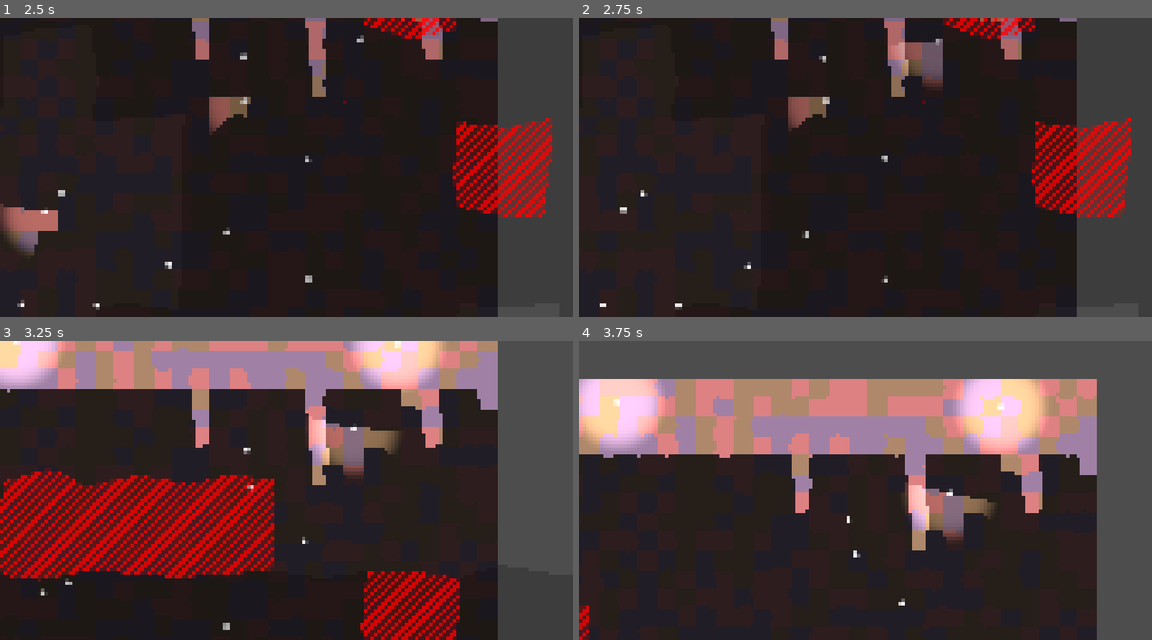
Above: before the commit, frames 1-4 (two rows, left to right).
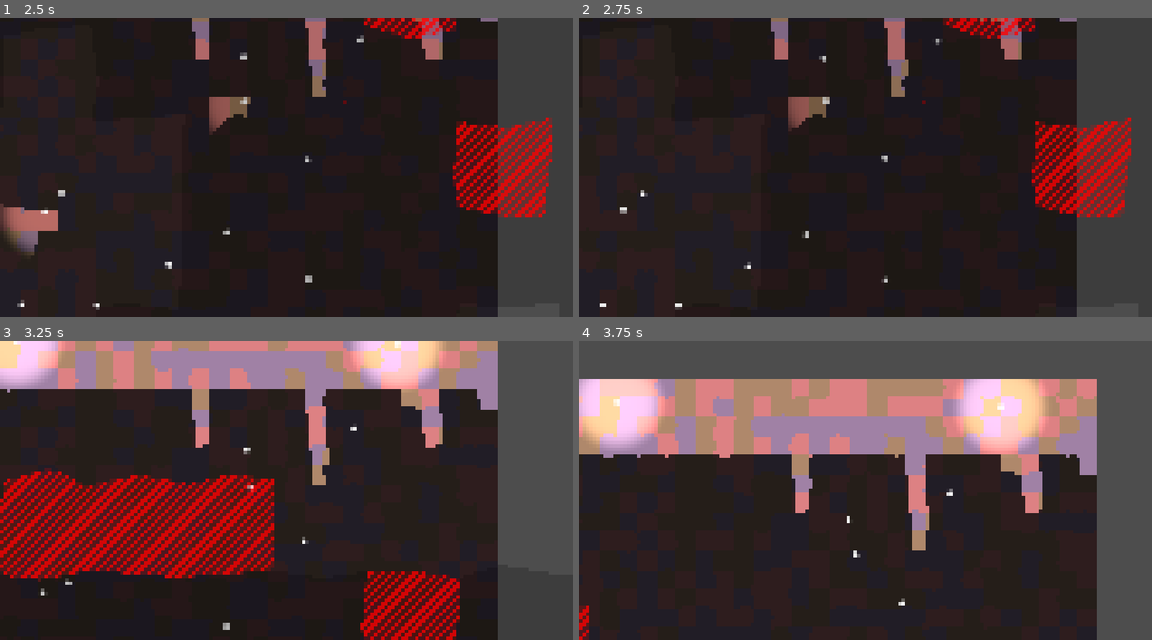
Above: after the commit, the same moments.

Repository: vincent-woelfer/dwarfs-diamonds
Game: Godot game, scene res://scenes/root.tscn
Same seed, same stepped clock (60 frames per second), same inputs: the game is played once before the commit and once after it.
Inputs (mouse positions are in pixels of both pictures, inside the frame that each line leads up to):
- Up to frame 1 (2.5 s): move the mouse to (412, 152) at 0.52 s; hold Right (ui_right) 0.53-1.28 s; hold Right mouse button (mouse_right, bound only before the comm… 0.53-1.28 s; click (412, 152) at 0.67 s; move the mouse to (171, 182) at 1.27 s; hold Down (ui_down) 1.28-2.03 s; tap S (cam_move_down) at 1.35 s; click (171, 182) at 1.42 s; right-click (171, 182) at 1.55 s; move the mouse to (343, 101) at 2.02 s; hold Right (ui_right) from 2.03 s (still down); hold A (cam_move_left) from 2.03 s (still down); click (343, 101) at 2.17 s; right-click (343, 101) at 2.3 s
- Up to frame 2 (2.75 s): keep holding Right (ui_right); keep holding A (cam_move_left)
- Up to frame 3 (3.25 s): move the mouse to (257, 550) at 2.77 s; release Right (ui_right) at 2.78 s; release A (cam_move_left) at 2.78 s; hold Up (ui_up) from 2.78 s (still down); tap D (cam_move_right) at 2.85 s; click (257, 550) at 2.92 s; right-click (257, 550) at 3.05 s
- Up to frame 4 (3.75 s): move the mouse to (1037, 535) at 3.52 s; release Up (ui_up) at 3.53 s; hold Left (ui_left) from 3.53 s (still down); hold W (cam_move_up) from 3.53 s (still down); click (1037, 535) at 3.67 s

Frame 1 is identical in both runs. In frame 2, 1.0% of the frame differs, in the area x 54-64%, y 6-24%; in frame 3, 1.7%, in the area x 53-70%, y 25-45%; in frame 4, 1.6%.

Commit message:
add building

Diff:
--- a/project.godot
+++ b/project.godot
@@ -85,9 +85,14 @@
 "events": [Object(InputEventMouseButton,"resource_local_to_scene":false,"resource_name":"","device":-1,"window_id":0,"a …(258 unchanged characters)…
 ]
 }
-mouse_right={
+mouse_right_mine={
 "deadzone": 0.2,
 "events": [Object(InputEventMouseButton,"resource_local_to_scene":false,"resource_name":"","device":-1,"window_id":0,"a …(258 unchanged characters)…
+]
+}
+mouse_right_build={
+"deadzone": 0.2,
+"events": [Object(InputEventMouseButton,"resource_local_to_scene":false,"resource_name":"","device":-1,"window_id":0,"alt_pressed":false,"shift_pressed":false,"ctrl_pressed":true,"meta_pressed":false,"button_mask":2,"position":Vector2(324, 28),"global_position":Vector2(333, 76),"factor":1.0,"button_index":2,"canceled":false,"pressed":true,"double_click":false,"script":null)
 ]
 }
 
--- a/src/MousePointer.gd
+++ b/src/MousePointer.gd
@@ -56,9 +56,14 @@
 				cell.is_highlighted = not cell.is_highlighted
 
 	# Mine Cells
-	if Input.is_action_pressed("mouse_right"):
+	if Input.is_action_just_pressed("mouse_right_mine"):
 		for cell in curr_selected_cells:
 			_start_mining(cell)
+
+	# Build Cells
+	if Input.is_action_just_pressed("mouse_right_build"):
+		for cell in curr_selected_cells:
+			_build(cell)
 
 	# Update prev -> curr
 	prev_selected_cells = curr_selected_cells.duplicate()
@@ -74,7 +79,6 @@
 		if mining_cell.mining_process >= 1.0:
 			mining_cell.is_solid = false
 			mining_cell.mining_process = 0.0
-			mining_cell.is_selected = false
 			currently_mining_cells.erase(mining_cell)
 
 
@@ -84,6 +88,14 @@
 
 	currently_mining_cells.append(cell)
 
+func _build(cell: Cell) -> void:
+	if cell == null or cell.is_solid:
+		return
+
+	cell.is_solid = true
+	cell.mining_process = 0.0
+	if cell in currently_mining_cells:
+		currently_mining_cells.erase(cell)
 
 # Sample cells at mouse position
 # Can be expanded to a radius or area
